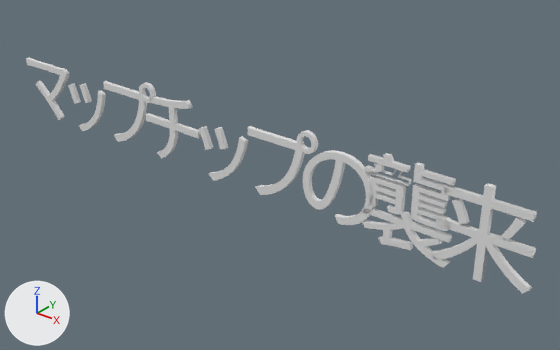
The Blender file Resources/blender_save/Title.blend: old version first, new version second.
One viewpoint serves both versions: a 50 mm lens placed at (45.8, -48.6, 29.8), pointed at (5.1, 2.3, -1.7). The axes (+X, +Y, +Z) are drawn at lower left. The lights are the same throughout. Text is drawn in Blender's own font.

Objects in the first picture: 'テキスト'.
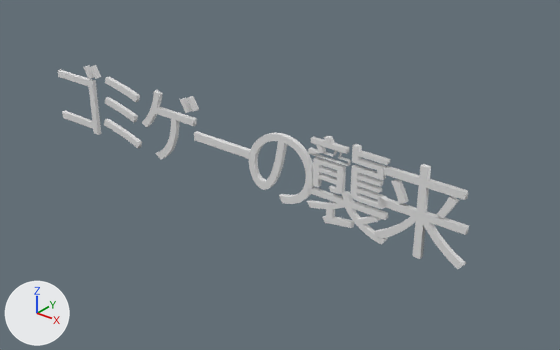
Location of each change, [x1, y1, x2, y2] in pixels of the pictures (560 x 350 px):
'テキスト', text changed
    before: [26, 57, 537, 293]
    after: [57, 65, 469, 269]

The edits, one by one:
In text 'タイトル' (txt_タイトル), body goes from 'マップチップの襲来' to 'ゴミゲーの襲来'.
In text 'タイトル' (txt_タイトル), space_character goes from 0.5 to 0.6.
